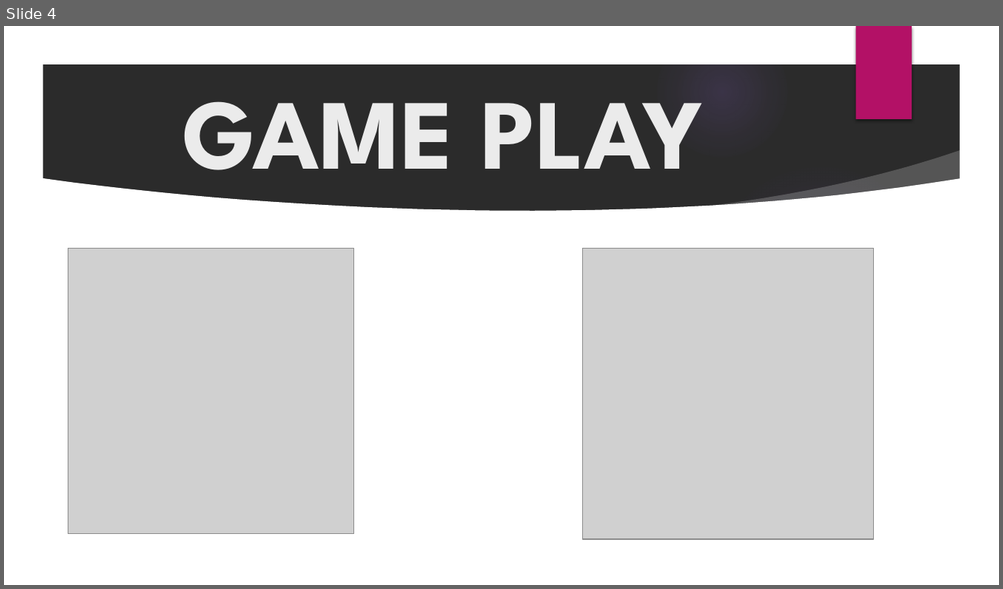
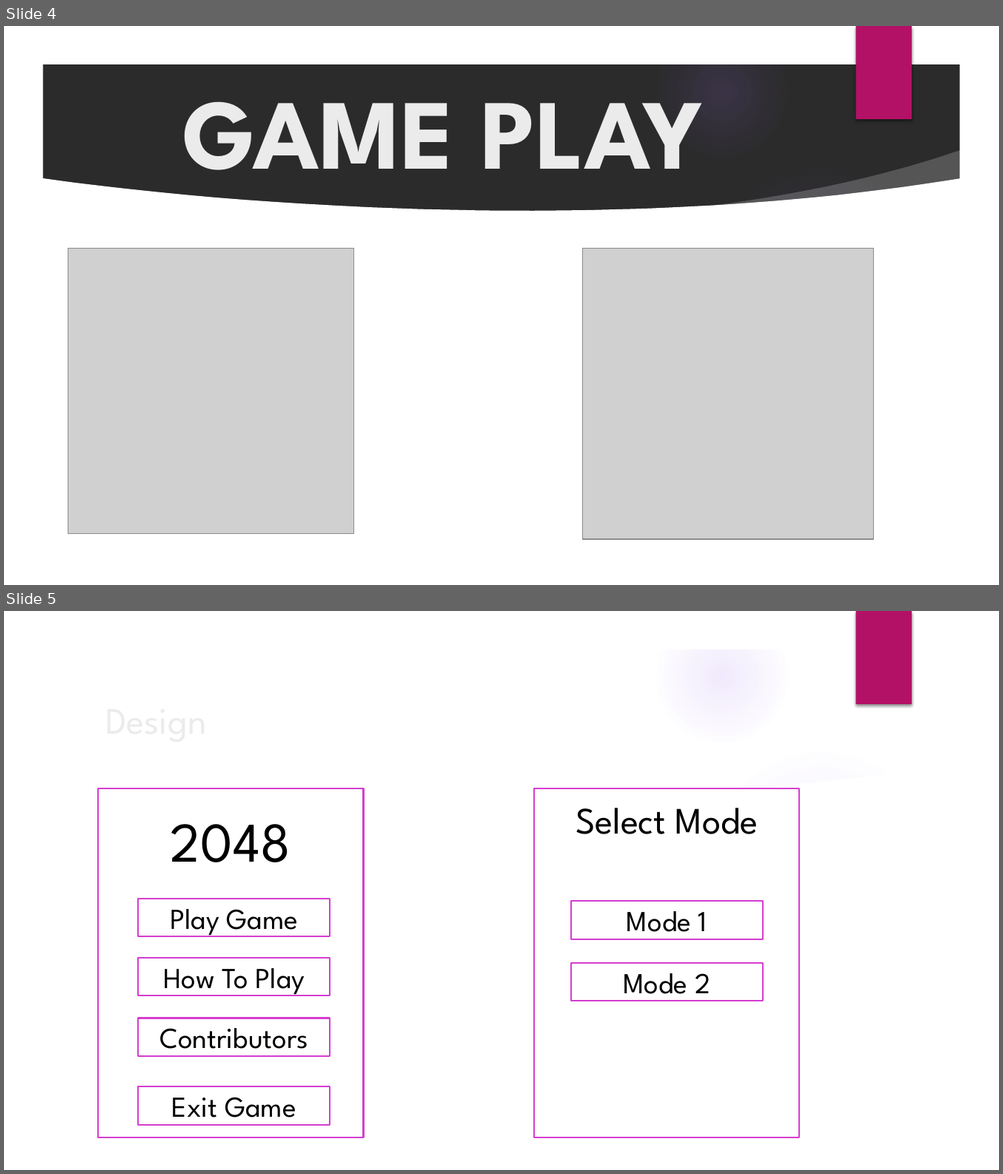
Before and after one commit to mailonggit/project-game-2048, a slide deck: GROUP PROJECT.pptx. Shown one above the other, each under a label of ours: slide 4 before the commit, slides 4 and 5 after it. The pictures are 1003x589 and 1003x1174 pixels, drawn with LibreOffice and Linux fonts; fonts in the diff are those of the drawing; grey boxes stand for pictures; background and template pictures are left out; a plain dark background stands for a picture behind light text. Boxes give left, top, right and bottom in pixels: in the first picture for what was removed or moved away, otherwise in the second. Text is boxed around its words. In the diff, an @@ line names an element or a change of style, - is before the commit and + after.

Commit message:
Adding mode, mode1, mode2

```diff
--- a/GROUP PROJECT.pptx
+++ b/GROUP PROJECT.pptx
@@ slide 5 added at bbox=[4, 611, 999, 1170], background picture (left out); not listed: 9 template elements that a slide beside it also shows @@
@@ title added at bbox=[98, 690, 813, 748], 36 pt, text #EBEBEB @@
+Design
@@ rectangle added at bbox=[98, 789, 363, 1138], fill #FFFFFF, outline #D53DD0 1.5 pt @@
@@ rectangle added at bbox=[535, 789, 800, 1138], fill #FFFFFF, outline #D53DD0 1.5 pt @@
@@ text added at bbox=[575, 808, 757, 834], 36 pt, text #000000 @@
+Select Mode
@@ text added at bbox=[170, 824, 291, 863], 54 pt, text #000000 @@
+2048
@@ rectangle added at bbox=[138, 899, 330, 937], fill #FFFFFF, outline #D53DD0 1.5 pt @@
@@ text added at bbox=[170, 909, 299, 937], 28 pt, text #000000 @@
+Play Game
@@ rectangle added at bbox=[571, 901, 762, 940], fill #FFFFFF, outline #D53DD0 1.5 pt, 28 pt, text #000000 @@
+Mode 1
@@ rectangle added at bbox=[138, 958, 330, 996], fill #FFFFFF, outline #D53DD0 1.5 pt, 28 pt, text #000000 @@
+How To Play
@@ rectangle added at bbox=[571, 964, 762, 1002], fill #FFFFFF, outline #D53DD0 1.5 pt, 28 pt, text #000000 @@
+Mode 2
@@ rectangle added at bbox=[138, 1019, 330, 1056], fill #FFFFFF, outline #D53DD0 1.5 pt, 28 pt, text #000000 @@
+Contributors
@@ rectangle added at bbox=[138, 1087, 330, 1125], fill #FFFFFF, outline #D53DD0 1.5 pt, 28 pt, text #000000 @@
+Exit Game
```
Also in this commit, not shown: 1 slide changed, 3 other slides added, 1 slide removed, 21 other files.
